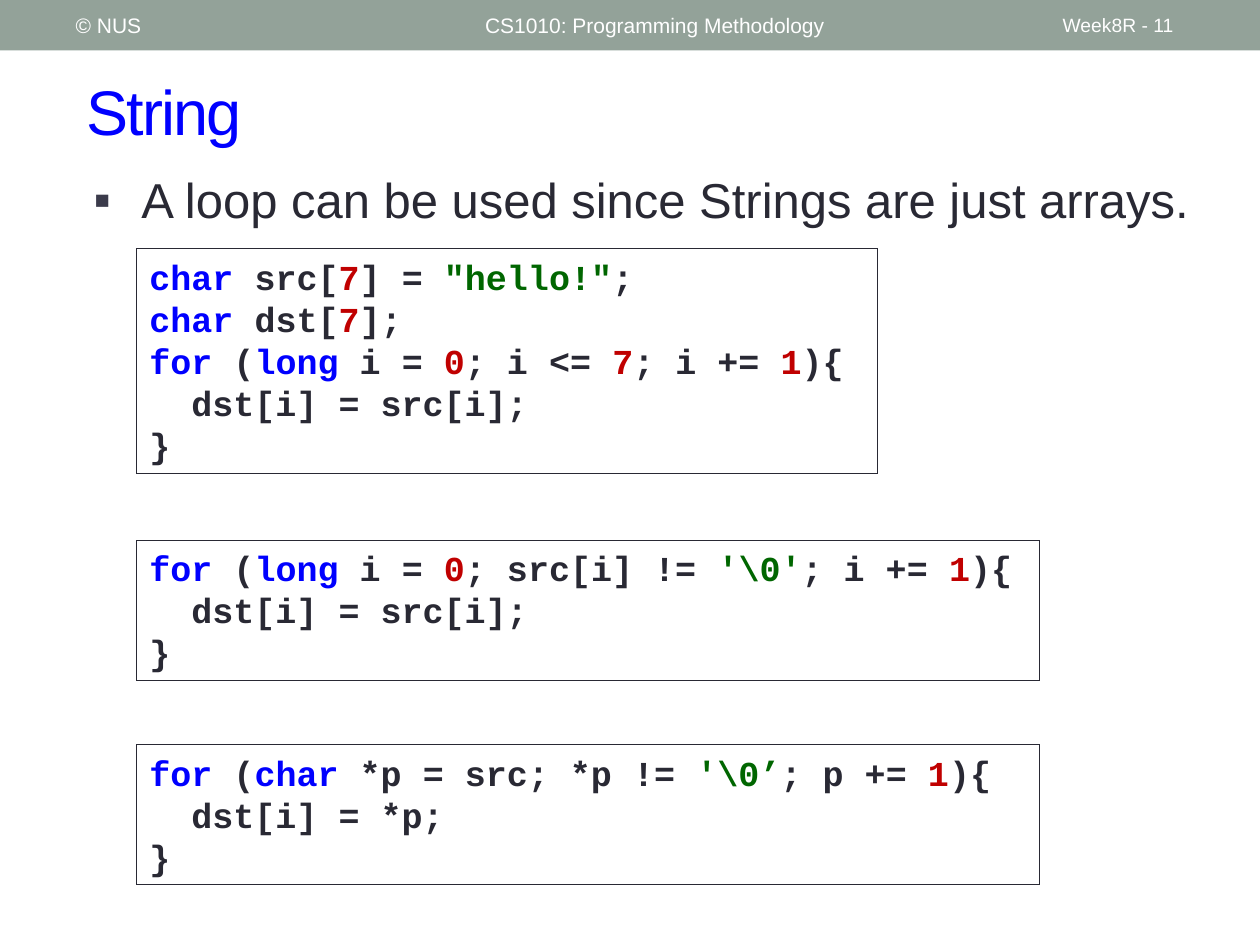
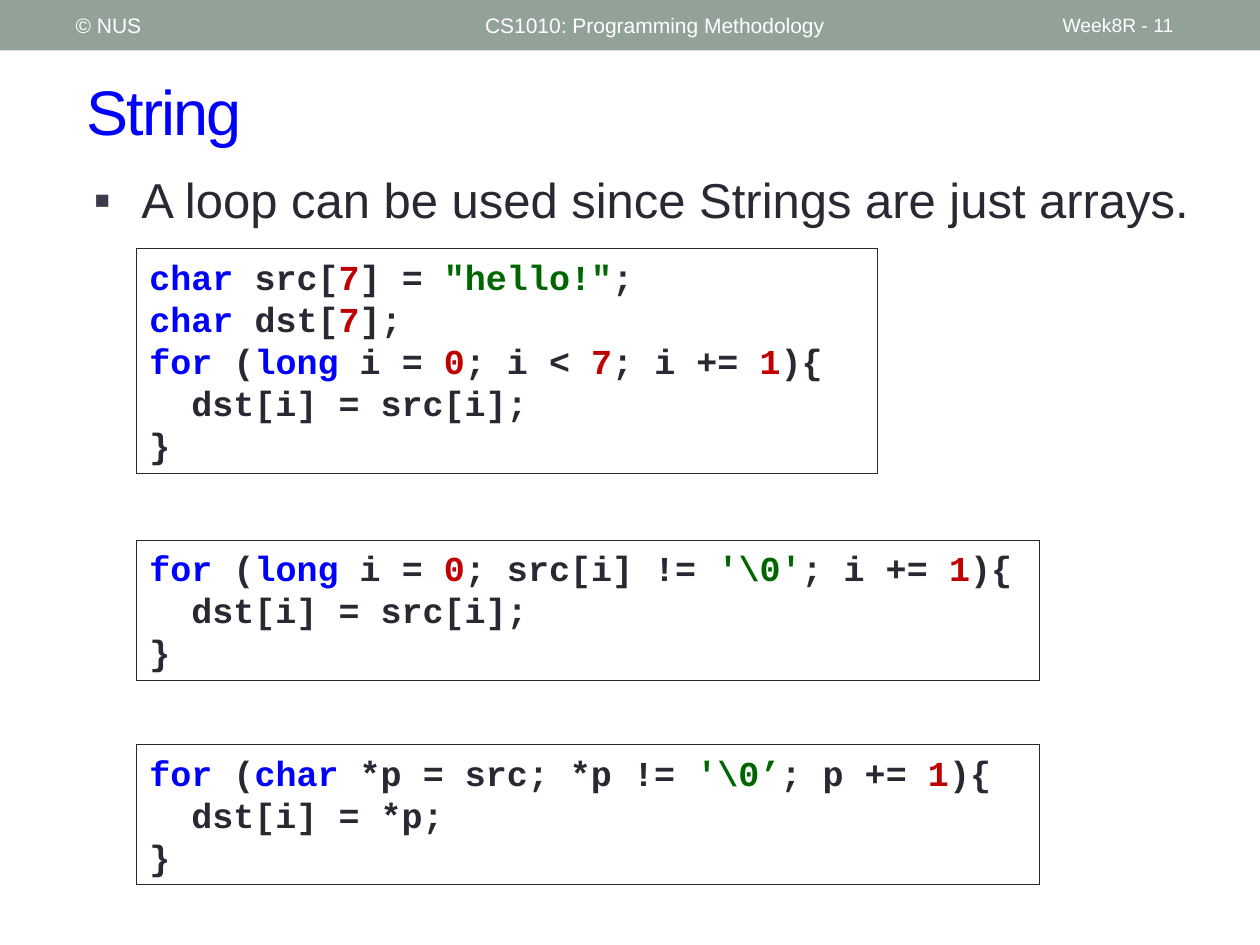
Before and after one commit to nus-cs1010-2425-s2/website, a slide deck: slide 11 of slides/Week8_Recap.pptx. Drawn at 1260x945 pixels with LibreOffice and Linux fonts; fonts in the diff are those of the drawing. Boxes give left, top, right and bottom in pixels: in the first picture for what was removed or moved away, otherwise in the second. Text is boxed around its words. In the diff, an @@ line names an element or a change of style, - is before the commit and + after.

```diff
--- a/slides/Week8_Recap.pptx
+++ b/slides/Week8_Recap.pptx
@@ text in rectangle at [149, 349, 823, 382]: text changed @@
-for (long i = 0; i <= 7; i += 1){
+for (long i = 0; i < 7; i += 1){
```
Also in this commit, not shown: 35 other files.
